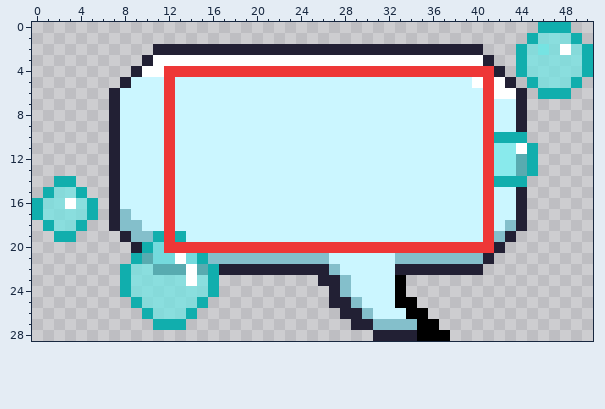
Edited in one commit: pixel-art file (assets/speech-bubbles.aseprite). The first picture shows the starting point.
51x29 pixels, 1 frame.
After the commit:
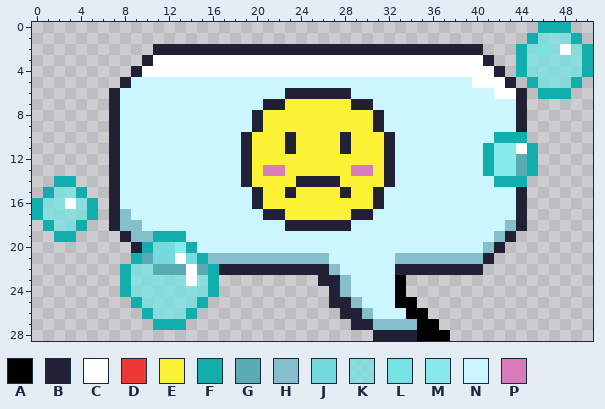
Palette (. is transparent): A #000000  B #222034  C #ffffff  D #ee3737  E #fbf236  F #11aead  G #58abb0  H #84bfcb  J #74dadd  K #6ee5e4b4  L #6ee5e4e9  M #89eaec  N #cbf6ff  P #d77bba
Difference:
{"change": "layer \"Emote Box\" now hidden"}
{"change": "layer \"Sad\" added"}
{"y":4,"x":12,"old":"DDDDDDDDDDDDDDDDDDDDDDDDDDDDDD","new":"CCCCCCCCCCCCCCCCCCCCCCCCCCCCCC"}
{"y":5,"x":12,"old":"D","new":"N"}
{"y":5,"x":41,"old":"D","new":"C"}
{"y":6,"x":12,"old":"D","new":"N"}
{"y":6,"x":23,"old":"NNNNNN","new":"BBBBBB"}
{"y":6,"x":41,"old":"D","new":"N"}
{"y":7,"x":12,"old":"D","new":"N"}
{"y":7,"x":21,"old":"NNNNNNNNNN","new":"BBEEEEEEBB"}
{"y":7,"x":41,"old":"D","new":"N"}
{"y":8,"x":12,"old":"D","new":"N"}
{"y":8,"x":20,"old":"NNNNNNNNNNNN","new":"BEEEEEEEEEEB"}
{"y":8,"x":41,"old":"D","new":"N"}
{"y":9,"x":12,"old":"D","new":"N"}
{"y":9,"x":20,"old":"NNNNNNNNNNNN","new":"BEEEEEEEEEEB"}
{"y":9,"x":41,"old":"D","new":"N"}
{"y":10,"x":12,"old":"D","new":"N"}
{"y":10,"x":19,"old":"NNNNNNNNNNNNNN","new":"BEEEBEEEEBEEEB"}
{"y":10,"x":41,"old":"D","new":"N"}
{"y":11,"x":12,"old":"D","new":"N"}
{"y":11,"x":19,"old":"NNNNNNNNNNNNNN","new":"BEEEBEEEEBEEEB"}
{"y":11,"x":41,"old":"D","new":"F"}
{"y":12,"x":12,"old":"D","new":"N"}
{"y":12,"x":19,"old":"NNNNNNNNNNNNNN","new":"BEEEEEEEEEEEEB"}
{"y":12,"x":41,"old":"D","new":"F"}
{"y":13,"x":12,"old":"D","new":"N"}
{"y":13,"x":19,"old":"NNNNNNNNNNNNNN","new":"BEPPEEEEEEPPEB"}
{"y":13,"x":41,"old":"D","new":"F"}
{"y":14,"x":12,"old":"D","new":"N"}
{"y":14,"x":19,"old":"NNNNNNNNNNNNNN","new":"BEEEEBBBBEEEEB"}
{"y":14,"x":41,"old":"D","new":"N"}
{"y":15,"x":12,"old":"D","new":"N"}
{"y":15,"x":20,"old":"NNNNNNNNNNNN","new":"BEEBEEEEBEEB"}
{"y":15,"x":41,"old":"D","new":"N"}
{"y":16,"x":12,"old":"D","new":"N"}
{"y":16,"x":20,"old":"NNNNNNNNNNNN","new":"BEEEEEEEEEEB"}
{"y":16,"x":41,"old":"D","new":"N"}
{"y":17,"x":12,"old":"D","new":"N"}
{"y":17,"x":21,"old":"NNNNNNNNNN","new":"BBEEEEEEBB"}
{"y":17,"x":41,"old":"D","new":"N"}
{"y":18,"x":12,"old":"D","new":"N"}
{"y":18,"x":23,"old":"NNNNNN","new":"BBBBBB"}
{"y":18,"x":41,"old":"D","new":"N"}
{"y":19,"x":12,"old":"D","new":"F"}
{"y":19,"x":41,"old":"D","new":"N"}
{"y":20,"x":12,"old":"DDDDDDDDDDDDDDDDDDDDDDDDDDDDDD","new":"JMFNNNNNNNNNNNNNNNNNNNNNNNNNNH"}
{"label":"changed","picture_box":[164,66,494,253]}
